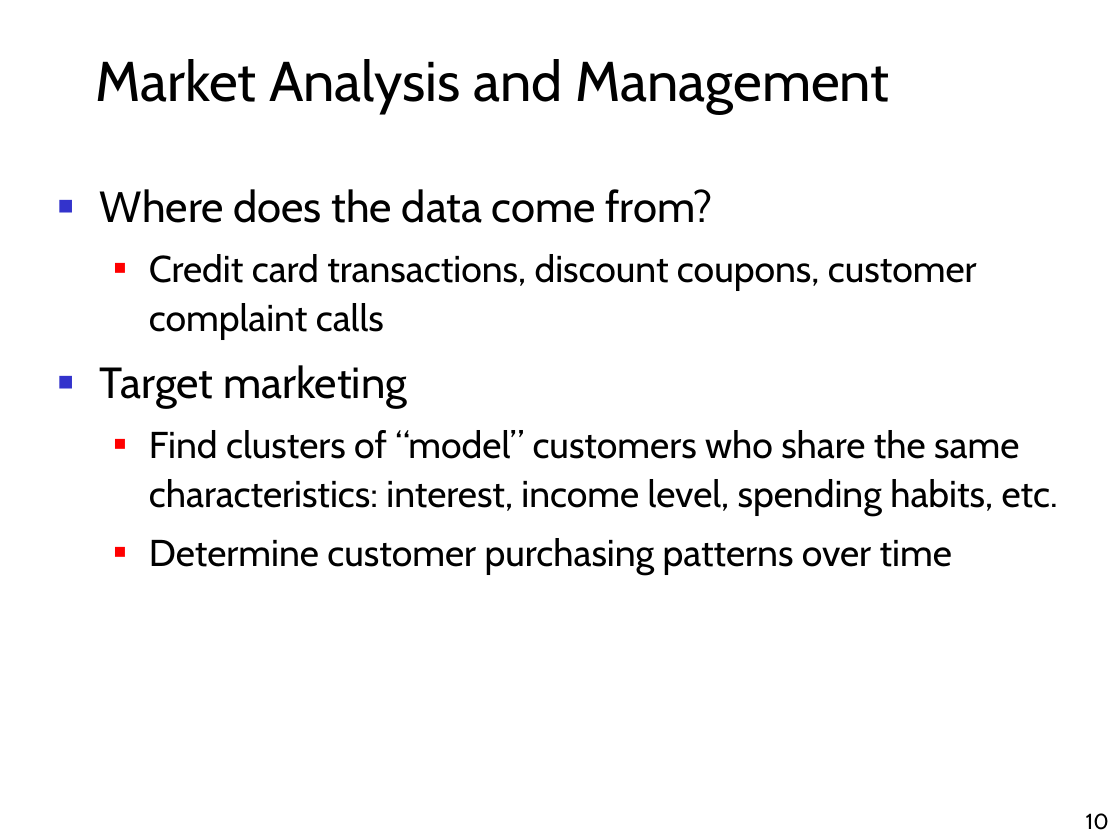
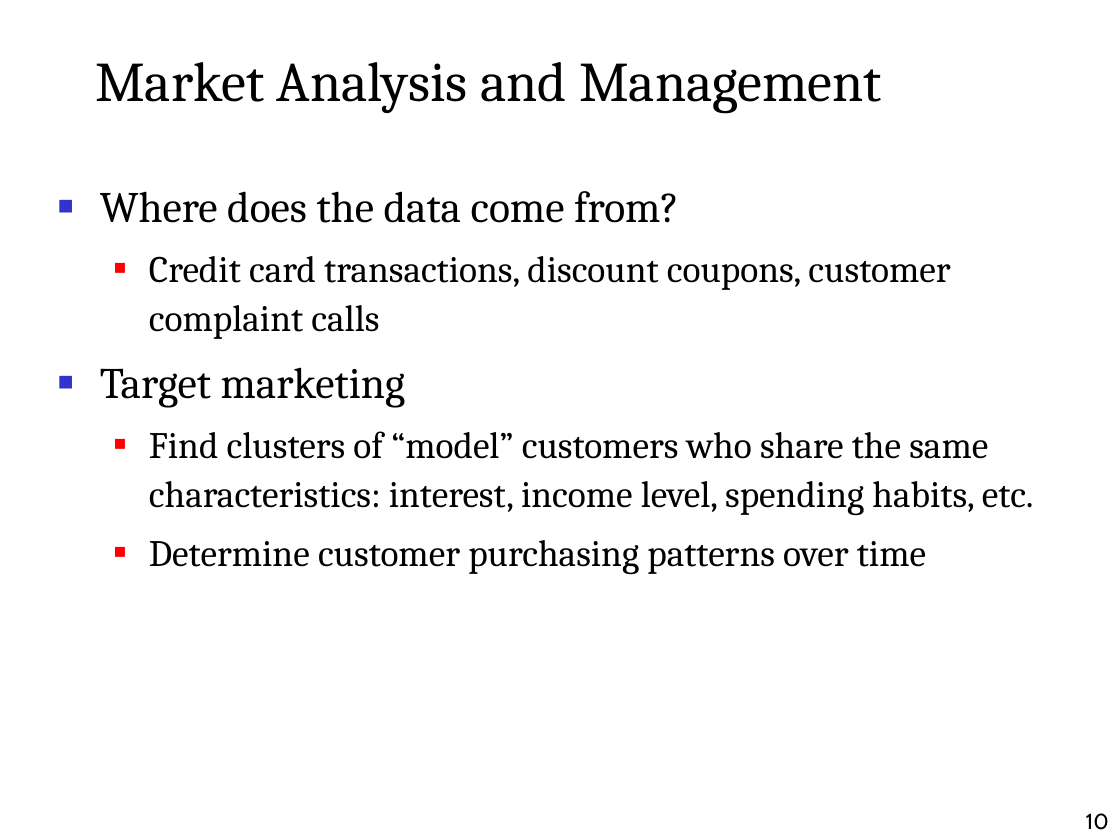
Before and after one commit to alaagamal98/web-based-his, a slide deck: slide 10 of Presentation/Data Mining.ppt. Drawn at 1120x840 pixels with LibreOffice and Linux fonts; fonts in the diff are those of the drawing; background and template pictures are left out. Boxes give left, top, right and bottom in pixels: in the first picture for what was removed or moved away, otherwise in the second. Text is boxed around its words. In the diff, an @@ line names an element or a change of style, - is before the commit and + after.

```diff
--- a/Presentation/Data Mining.ppt
+++ b/Presentation/Data Mining.ppt
@@ title "Market Analysis and Management" at <box>95,62,882,114</box>: font Cabin to Cambria @@
@@ text "Where does the data come ..." at <box>100,191,1034,575</box>: font Cabin to Cambria @@
```
Also in this commit, not shown: 12 other slides changed, 1 slide added, 1 slide removed, 4 other files.
